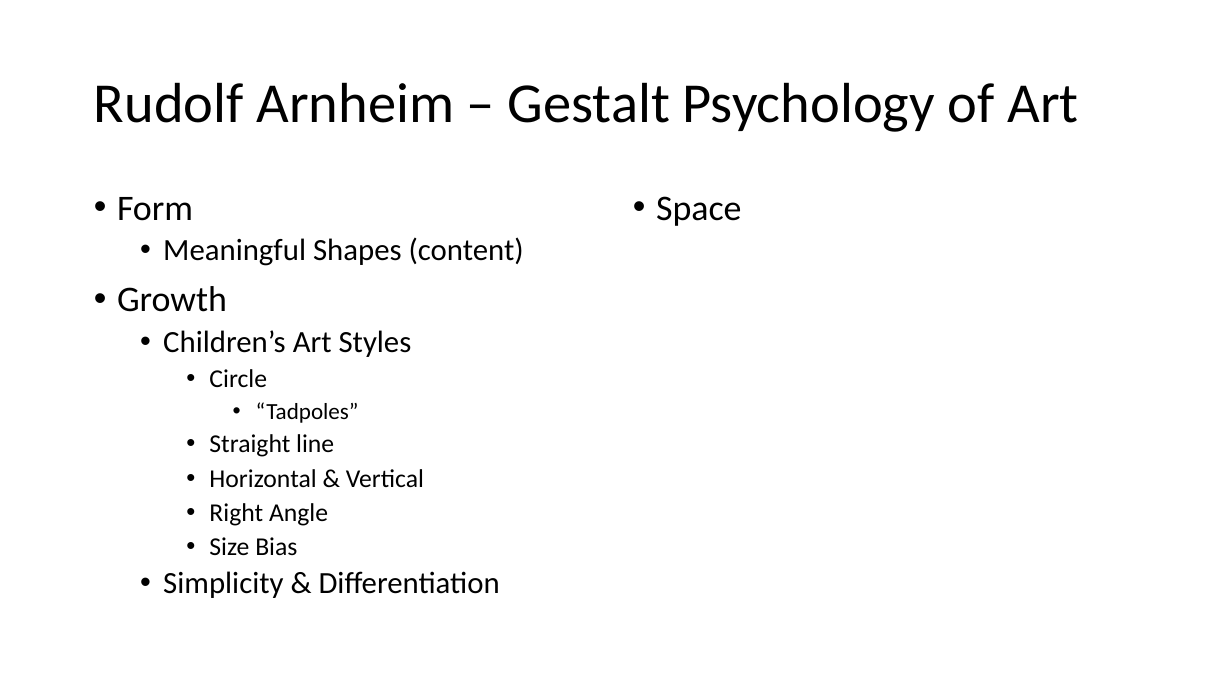
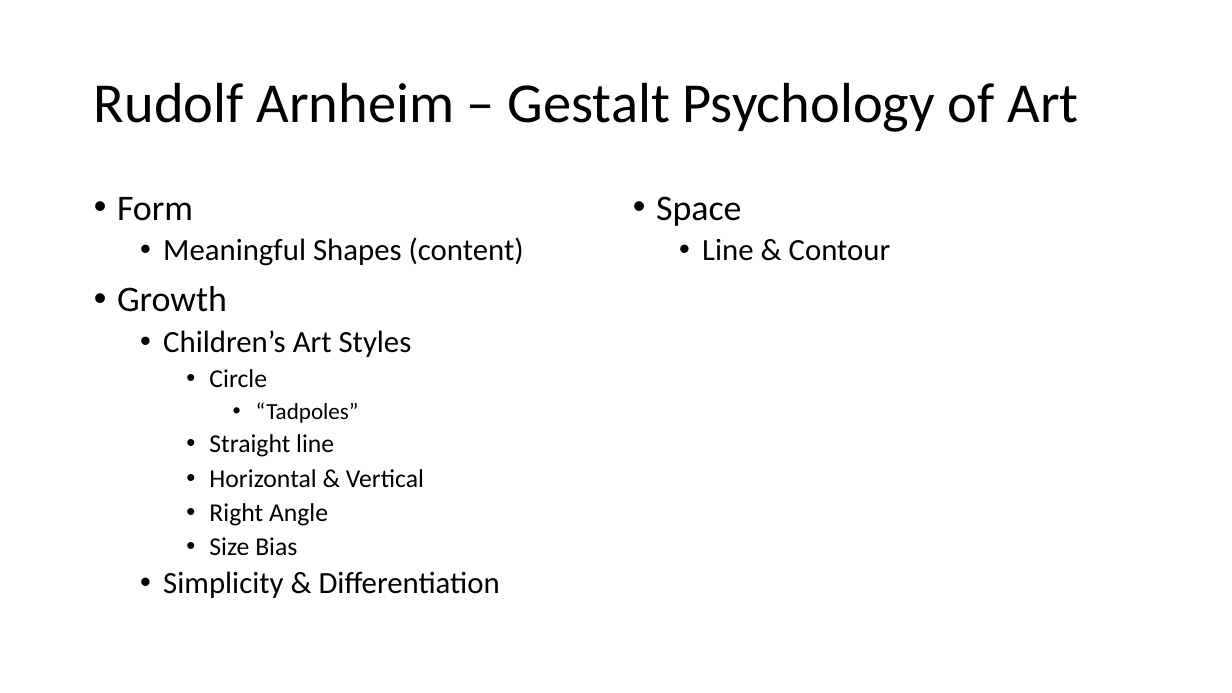
Before and after one commit to PatriciaXiao/Conclusion, a slide deck: slide 12 of Conclusion.pptx. Drawn at 1232x693 pixels with LibreOffice and Linux fonts; fonts in the diff are those of the drawing. Boxes give left, top, right and bottom in pixels: in the first picture for what was removed or moved away, otherwise in the second. Text is boxed around its words. In the diff, an @@ line names an element or a change of style, - is before the commit and + after.

```diff
--- a/Conclusion.pptx
+++ b/Conclusion.pptx
@@ text at box(702, 239, 891, 261): paragraph added @@
+  • Line & Contour
```
Also in this commit, not shown: 3 other slides changed, 2 slides added, 13 other files.
